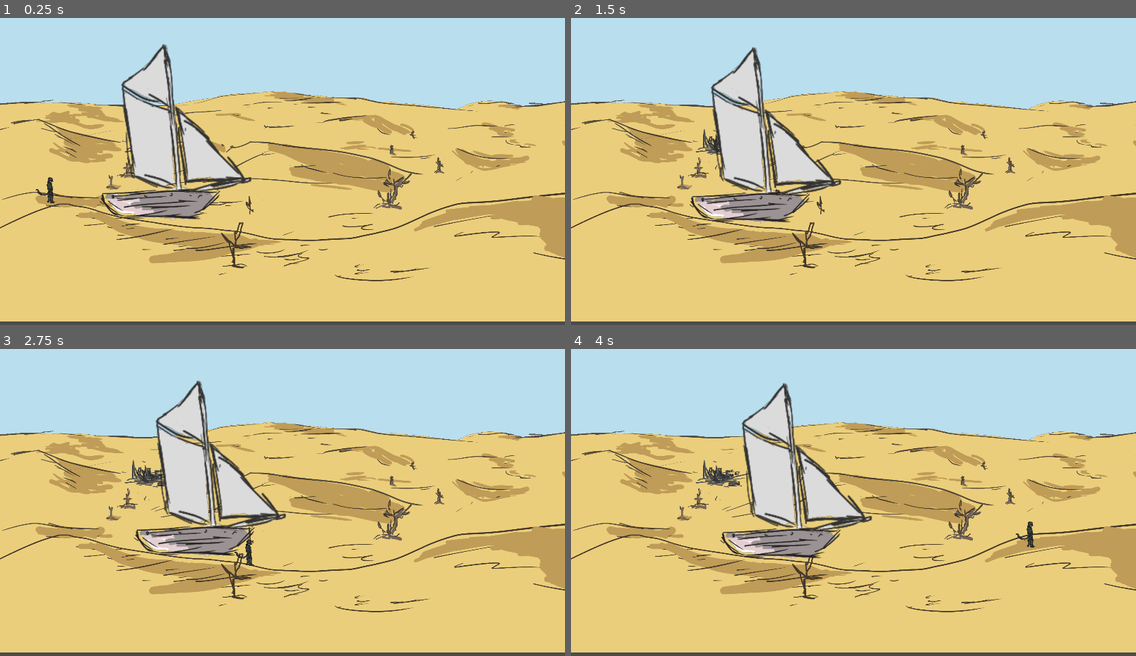
Above: before the commit, frames 1-4 (two rows, left to right).
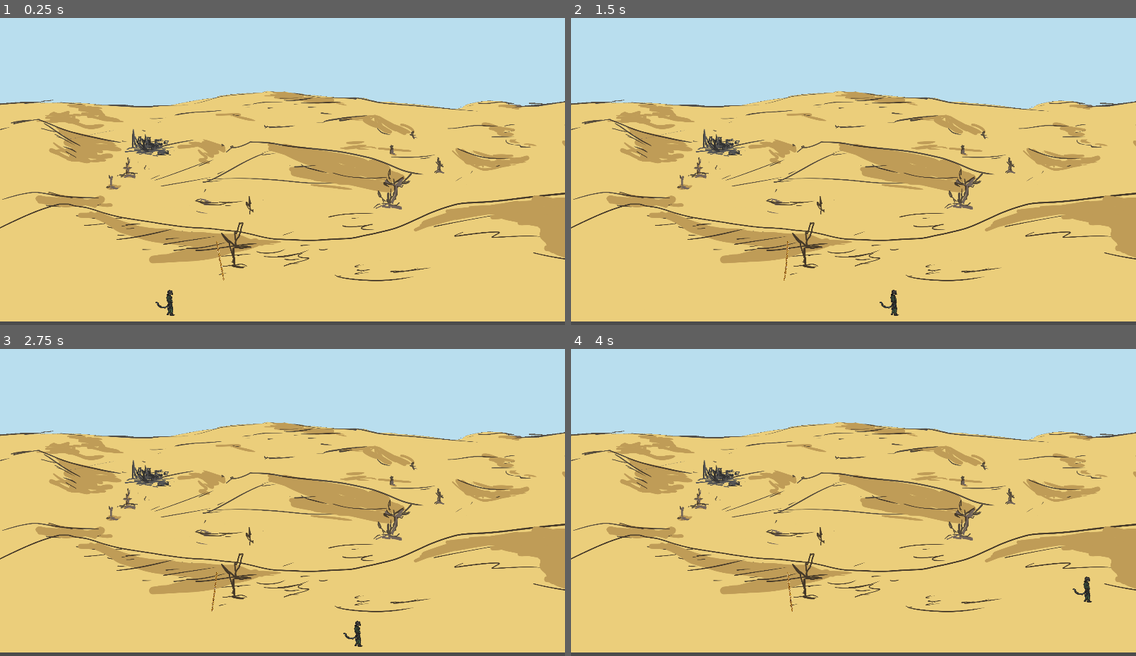
Above: after the commit, the same moments.

Repository: Raidez/through-the-sands-deprecated
Game: Godot game, scene res://scenes/Main.tscn
The game is run twice, just before and just after one commit, with the same random seed, the same clock (stepped at 60 frames per second) and the same inputs.
Inputs:
- Up to frame 1 (0.25 s): no input
- Up to frame 2 (1.5 s): hold Right (move_right) from 0.53 s (still down); tap Space (jump) at 0.77 s
- Up to frame 3 (2.75 s): tap Space (jump) at 1.52 s; release Right (move_right) at 2.03 s; hold Left (move_left) from 2.03 s (still down)
- Up to frame 4 (4 s): release Left (move_left) at 2.78 s; hold Right (move_right) from 2.78 s (still down); tap Space (jump) at 3.02, 3.77 s

The runs differ from the first frame. In frame 1, 7.1% of the frame differs, in the area x 6-45%, y 8-98%; in frame 2, 7.0%; in frame 3, 7.1%; in frame 4, 7.1%, in the area x 26-93%, y 11-86%.

Commit message:
- ajout de la corde (physique)

Diff:
--- a/project.godot
+++ b/project.godot
@@ -35,6 +35,10 @@
 window/stretch/mode="2d"
 window/stretch/aspect="keep_width"
 
+[editor_plugins]
+
+enabled=PoolStringArray(  )
+
 [input]
 
 move_left={
@@ -58,6 +62,14 @@
  ]
 }
 
+[layer_names]
+
+2d_physics/layer_1="environment"
+2d_physics/layer_2="player"
+2d_physics/layer_3="ship"
+2d_physics/layer_4="rope"
+2d_physics/layer_5="structure"
+
 [physics]
 
 common/enable_pause_aware_picking=true
@@ -65,3 +77,7 @@
 [rendering]
 
 environment/default_environment="res://default_env.tres"
+
+[tiled_importer]
+
+enable_json_format=true
--- /dev/null
+++ b/scenes/Link.tscn
@@ -0,0 +1,17 @@
+[gd_scene load_steps=3 format=2]
+
+[ext_resource path="res://assets/corde.png" type="Texture" id=1]
+
+[sub_resource type="RectangleShape2D" id=1]
+extents = Vector2( 12, 2 )
+
+[node name="Link" type="RigidBody2D"]
+collision_layer = 8
+collision_mask = 21
+
+[node name="CollisionShape2D" type="CollisionShape2D" parent="."]
+shape = SubResource( 1 )
+
+[node name="Sprite" type="Sprite" parent="."]
+scale = Vector2( 0.065678, 0.065678 )
+texture = ExtResource( 1 )
--- a/scenes/Main.tscn
+++ b/scenes/Main.tscn
@@ -1,34 +1,26 @@
-[gd_scene load_steps=6 format=2]
+[gd_scene load_steps=7 format=2]
 
 [ext_resource path="res://scenes/Player.tscn" type="PackedScene" id=1]
 [ext_resource path="res://assets/background.png" type="Texture" id=2]
-[ext_resource path="res://scenes/Ship.tscn" type="PackedScene" id=3]
+[ext_resource path="res://scenes/Rope.tscn" type="PackedScene" id=3]
 [ext_resource path="res://scripts/Camera2D.gd" type="Script" id=4]
 
 [sub_resource type="RectangleShape2D" id=1]
 extents = Vector2( 552.5, 15 )
 
+[sub_resource type="CircleShape2D" id=2]
+
 [node name="Main" type="Node2D"]
 
-[node name="StaticBody2D" type="StaticBody2D" parent="." groups=["floor"]]
+[node name="Ground" type="StaticBody2D" parent="." groups=["floor"]]
 position = Vector2( 4, 594 )
+collision_mask = 30
 __meta__ = {
 "_edit_group_": true,
 "_edit_lock_": true
 }
 
-[node name="CollisionShape2D" type="CollisionShape2D" parent="StaticBody2D"]
-position = Vector2( 511.5, 5 )
-shape = SubResource( 1 )
-
-[node name="StaticBody2D2" type="StaticBody2D" parent="." groups=["floor"]]
-position = Vector2( -5, 376 )
-rotation = 0.158159
-__meta__ = {
-"_edit_group_": true
-}
-
-[node name="CollisionShape2D" type="CollisionShape2D" parent="StaticBody2D2"]
+[node name="CollisionShape2D" type="CollisionShape2D" parent="Ground"]
 position = Vector2( 511.5, 5 )
 shape = SubResource( 1 )
 
@@ -43,14 +35,20 @@
 }
 
 [node name="Player" parent="." instance=ExtResource( 1 )]
-position = Vector2( 87, 319 )
-
-[node name="Ship" parent="." instance=ExtResource( 3 )]
-position = Vector2( 318, 203 )
+position = Vector2( 304, 555 )
 
 [node name="Camera2D" type="Camera2D" parent="."]
 visible = false
 zoom = Vector2( 0.6, 0.6 )
 script = ExtResource( 4 )
 player_path = NodePath("../Player")
-ship_path = NodePath("../Ship")
+
+[node name="Rope" parent="." instance=ExtResource( 3 )]
+position = Vector2( 393, 448 )
+rotation = 1.3853
+node_a = NodePath("StaticBody2D")
+
+[node name="StaticBody2D" type="StaticBody2D" parent="Rope"]
+
+[node name="CollisionShape2D" type="CollisionShape2D" parent="Rope/StaticBody2D"]
+shape = SubResource( 2 )
--- a/scenes/Player.tscn
+++ b/scenes/Player.tscn
@@ -8,6 +8,8 @@
 
 [node name="Player" type="KinematicBody2D"]
 position = Vector2( 354, 288 )
+collision_layer = 2
+collision_mask = 21
 script = ExtResource( 1 )
 
 [node name="Sprite" type="Sprite" parent="."]
--- /dev/null
+++ b/scenes/Rope.tscn
@@ -0,0 +1,25 @@
+[gd_scene load_steps=2 format=2]
+
+[ext_resource path="res://scenes/Link.tscn" type="PackedScene" id=1]
+
+[node name="Rope" type="PinJoint2D"]
+node_b = NodePath("Link")
+
+[node name="Link" parent="." instance=ExtResource( 1 )]
+position = Vector2( 12, 0 )
+
+[node name="Pin2" type="PinJoint2D" parent="."]
+position = Vector2( 24, 0 )
+node_a = NodePath("../Link")
+node_b = NodePath("../Link2")
+
+[node name="Link2" parent="." instance=ExtResource( 1 )]
+position = Vector2( 36, 0 )
+
+[node name="Pin3" type="PinJoint2D" parent="."]
+position = Vector2( 48, 0 )
+node_a = NodePath("../Link2")
+node_b = NodePath("../Link3")
+
+[node name="Link3" parent="." instance=ExtResource( 1 )]
+position = Vector2( 60, 0 )
--- a/scenes/Ship.tscn
+++ b/scenes/Ship.tscn
@@ -1,13 +1,16 @@
-[gd_scene load_steps=4 format=2]
+[gd_scene load_steps=5 format=2]
 
 [ext_resource path="res://assets/ship.png" type="Texture" id=1]
 [ext_resource path="res://scripts/Ship.gd" type="Script" id=2]
+[ext_resource path="res://scenes/Rope.tscn" type="PackedScene" id=3]
 
 [sub_resource type="RectangleShape2D" id=1]
 extents = Vector2( 2.54506, 155.957 )
 
 [node name="Ship" type="KinematicBody2D"]
 position = Vector2( 522, 293 )
+collision_layer = 4
+collision_mask = 19
 script = ExtResource( 2 )
 
 [node name="Sprite" type="Sprite" parent="."]
@@ -26,11 +29,16 @@
 position = Vector2( -15, -86 )
 
 [node name="DontPushArea" type="Area2D" parent="."]
+visible = false
 
 [node name="ShipCollision" type="CollisionPolygon2D" parent="DontPushArea"]
 position = Vector2( -1, 2 )
 scale = Vector2( 0.976839, 0.976839 )
 polygon = PoolVector2Array( -134.106, 115.679, -137.177, 116.703, -133, 129, -126, 140, -114, 152, -94, 157, 28, 159, 80.8731, 111.584 )
 
+[node name="Rope" parent="." instance=ExtResource( 3 )]
+position = Vector2( 51, 124 )
+node_a = NodePath("..")
+
 [connection signal="body_entered" from="DontPushArea" to="." method="_on_DontPushArea_body_entered"]
 [connection signal="body_exited" from="DontPushArea" to="." method="_on_DontPushArea_body_exited"]
--- a/scripts/Camera2D.gd
+++ b/scripts/Camera2D.gd
@@ -2,12 +2,16 @@
 
 export (NodePath) var player_path
 export (NodePath) var ship_path
-onready var player = get_node(player_path)
-onready var ship = get_node(ship_path)
 
 const max_distance = 572
 
 func _process(delta):
+	if not player_path or not ship_path:
+		return
+
+	var player = get_node(player_path)
+	var ship = get_node(ship_path)
+
 	# détermine la position de la caméra entre le bateau et le joueur
 	var a = player.get_node("CameraPivot").global_position
 	var b = ship.get_node("CameraPivot").global_position
Binary file added: assets/corde.png
Not shown, added: assets/corde.png.import
